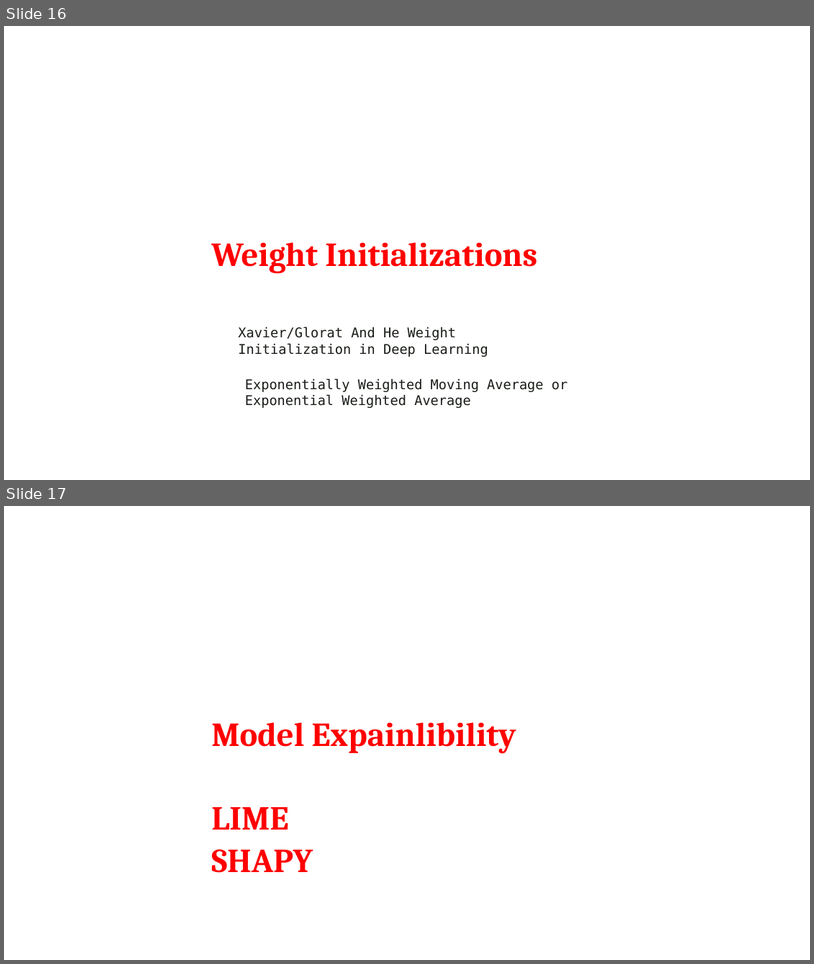
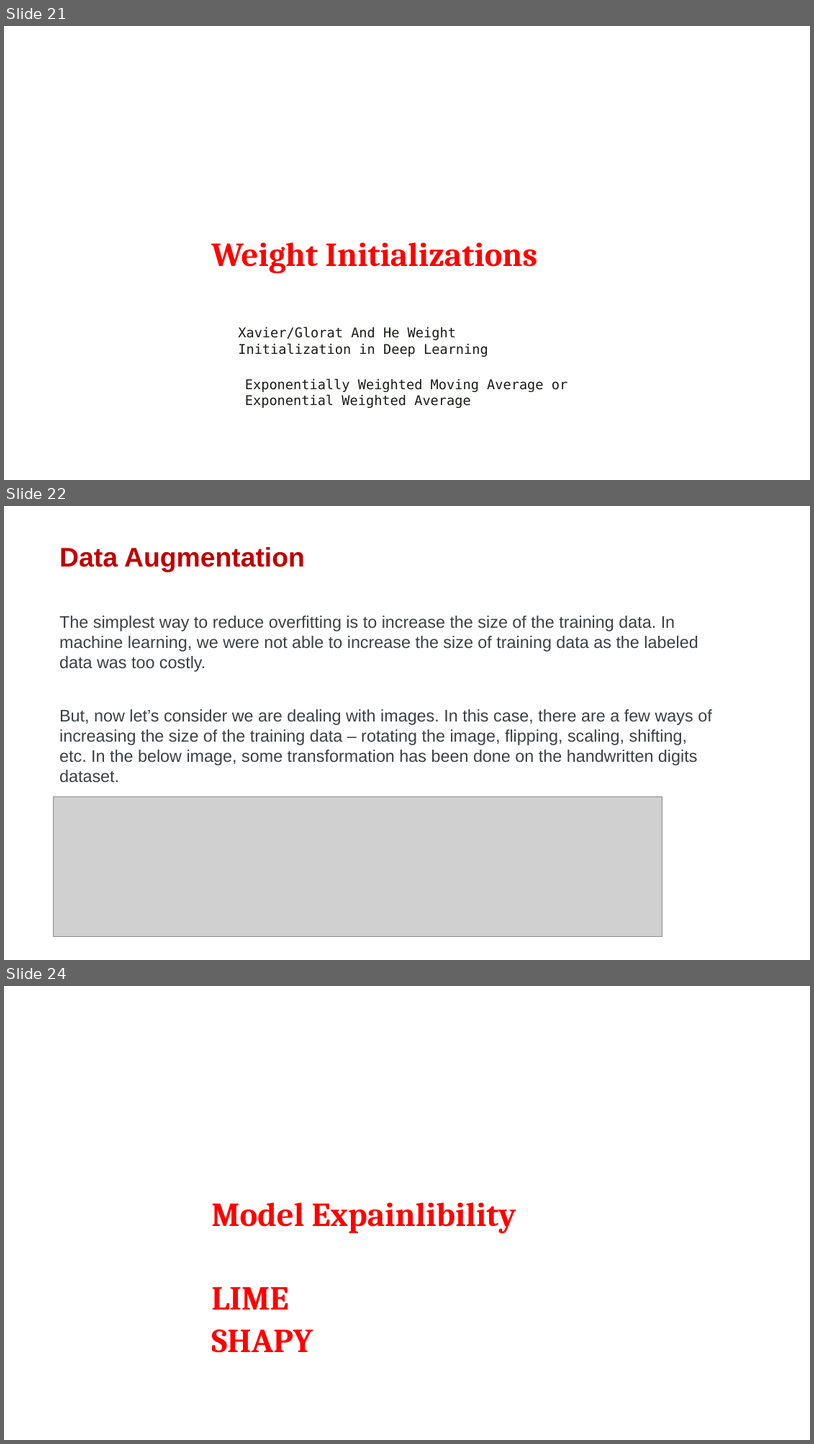
Before and after one commit to shahil04/ds_materials, a slide deck: 9.Deep_learning/class_4_module_9_deep learning_Regularization,CallBacks_drouput_batchNormalization_Weight_hyper_parameter.pptx. Shown one above the other, each under a label of ours: slides 16 and 17 before the commit, slides 21, 22 and 24 after it; the slides between them are not shown. The pictures are 814x964 and 814x1444 pixels, drawn with LibreOffice and Linux fonts; fonts in the diff are those of the drawing; grey boxes stand for pictures. Boxes give left, top, right and bottom in pixels: in the first picture for what was removed or moved away, otherwise in the second. Text is boxed around its words. In the diff, an @@ line names an element or a change of style, - is before the commit and + after.

```diff
--- a/9.Deep_learning/class_4_module_9_deep learning_Regularization,CallBacks_drouput_batchNormalization_Weight_hyper_parameter.pptx
+++ b/9.Deep_learning/class_4_module_9_deep learning_Regularization,CallBacks_drouput_batchNormalization_Weight_hyper_parameter.pptx
@@ slide 22 added at box(4, 506, 810, 960), background #FFFFFF @@
@@ text added at box(59, 547, 712, 782), 20 pt, text #3C4043 @@
+Data Augmentation
+The simplest way to reduce overfitting is to increase the size of the training data. In machine learning, we were not able to increase the size of training data as the labeled data was too costly.
+But, now let’s consider we are dealing with images. In this case, there are a few ways of increasing the size of the training data – rotating the image, flipping, scaling, shifting, etc. In the below image, some transformation has been done on the handwritten digits dataset.
@@ picture added at box(54, 797, 662, 936) @@
@@ what was slide 16 is now slide 21 @@
@@ what was slide 17 is now slide 24 @@
```
Also in this commit, not shown: 6 slides changed, 8 other slides added, 2 slides removed, 9 other files.
